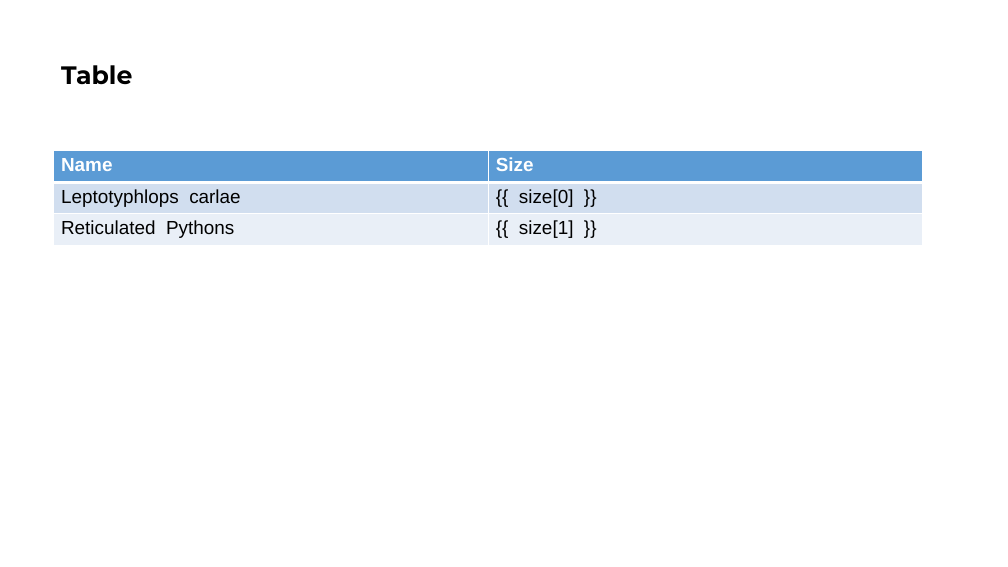
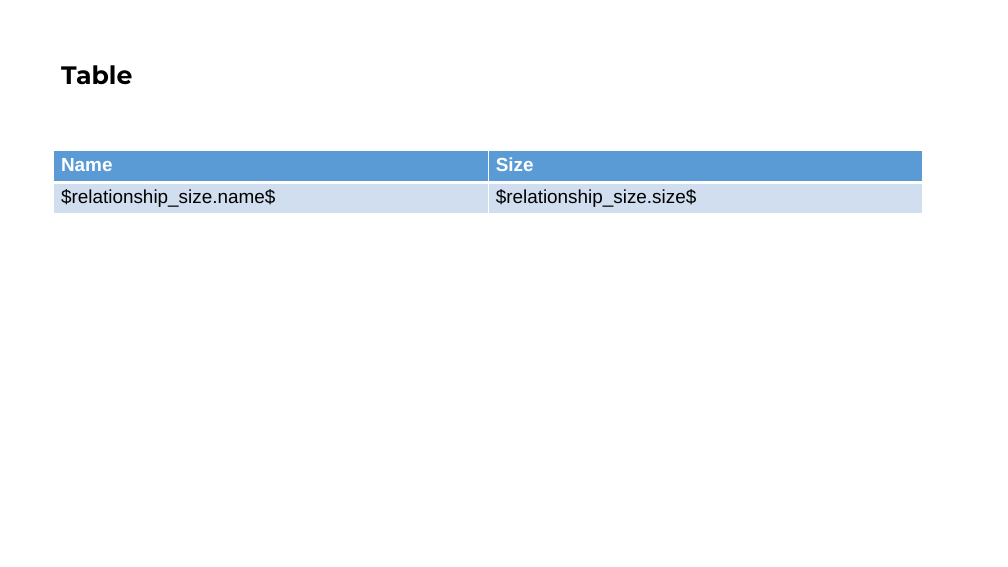
Before and after one commit to macheal/template-pptx-jinja, a slide deck: slide 4 of example/template.pptx. Drawn at 1008x567 pixels with LibreOffice and Linux fonts; fonts in the diff are those of the drawing. Boxes give left, top, right and bottom in pixels: in the first picture for what was removed or moved away, otherwise in the second. Text is boxed around its words. In the diff, an @@ line names an element or a change of style, - is before the commit and + after.

```diff
--- a/example/template.pptx
+++ b/example/template.pptx
@@ table at box(54, 151, 923, 214) @@
-row 2: Leptotyphlops carlae | {{ size[0] }}
-row 3: Reticulated Pythons | {{ size[1] }}
+row 2: $relationship_size.name$ | $relationship_size.size$
```
Also in this commit, not shown: 1 other slide changed, 5 other files.
